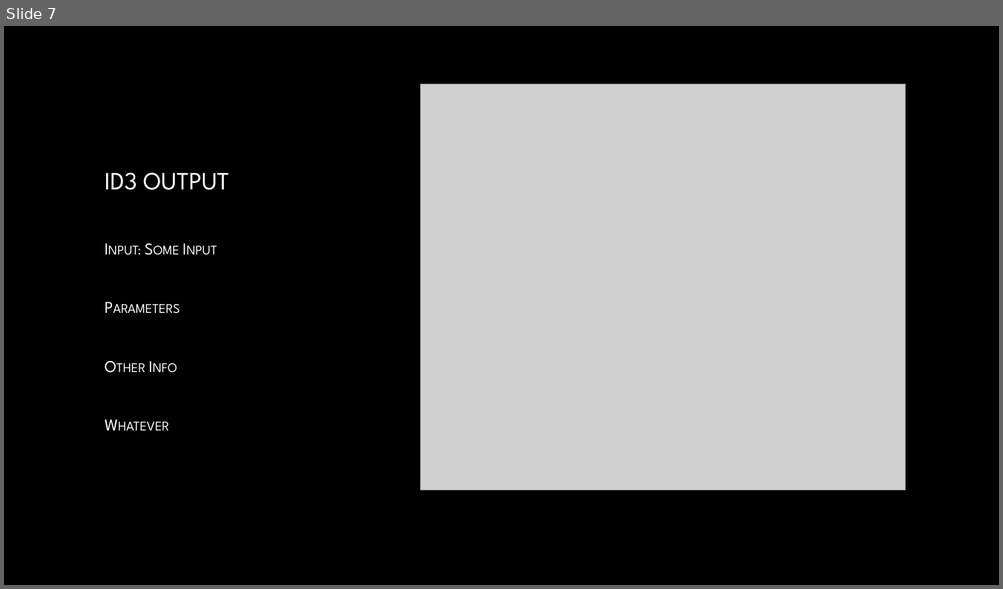
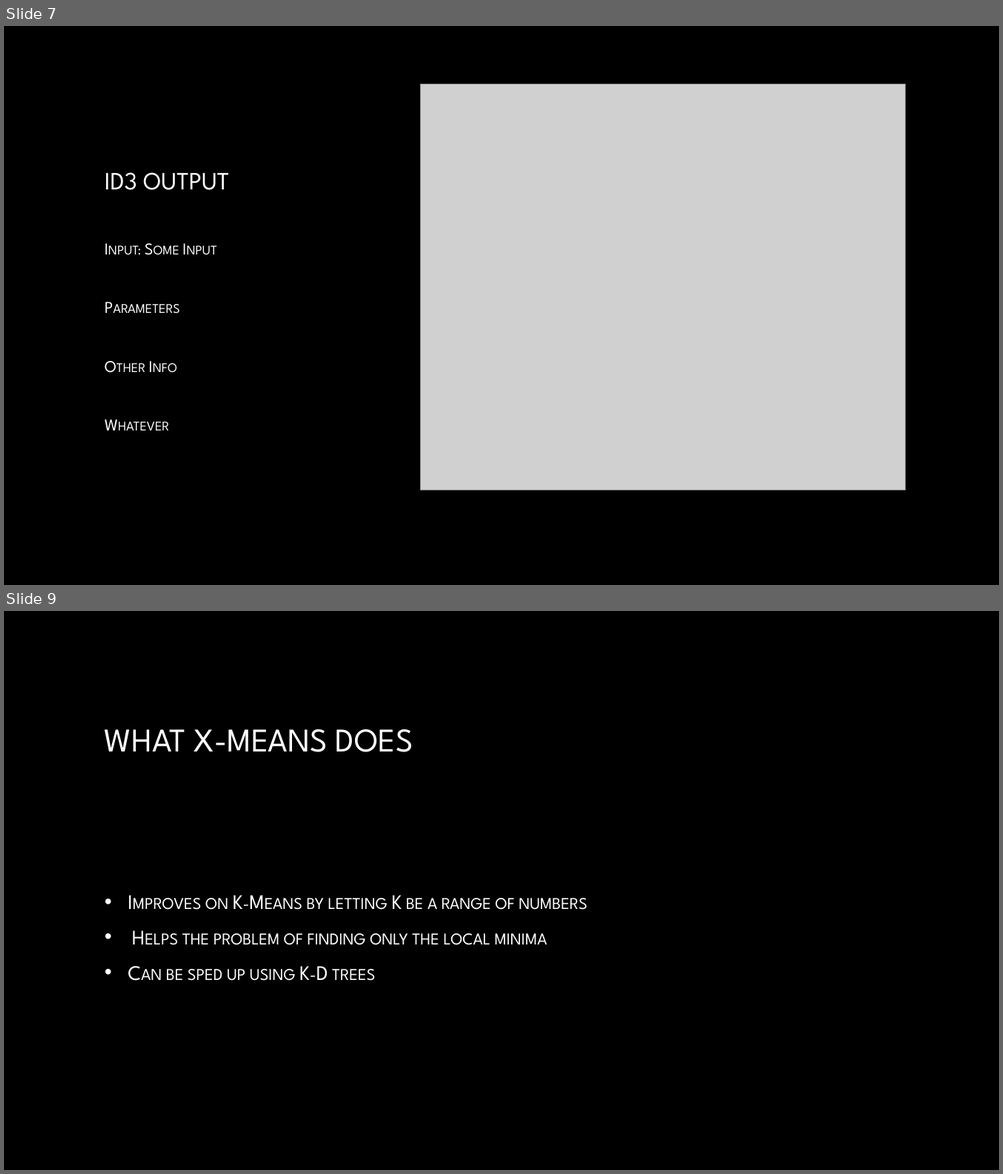
Before and after one commit to armando-n/data-mining-project, a slide deck: DataMiningProject/docs/presentation.pptx. Shown one above the other, each under a label of ours: slide 7 before the commit, slides 7 and 9 after it; the slides between them are not shown. The pictures are 1003x589 and 1003x1174 pixels, drawn with LibreOffice and Linux fonts; fonts in the diff are those of the drawing; grey boxes stand for pictures; background and template pictures are left out. Boxes give left, top, right and bottom in pixels: in the first picture for what was removed or moved away, otherwise in the second. Text is boxed around its words. In the diff, an @@ line names an element or a change of style, - is before the commit and + after.

```diff
--- a/DataMiningProject/docs/presentation.pptx
+++ b/DataMiningProject/docs/presentation.pptx
@@ slide 9 added at bbox=[4, 611, 999, 1170], background picture (left out) @@
@@ title added at bbox=[105, 729, 413, 752], 32 pt, text gradient #FFFFFF to #A6A6A6 @@
+WHAT X-MEANS DOES
@@ text added at bbox=[166, 895, 587, 981], 20 pt, text gradient #FFFFFF to #BFBFBF, small capitals @@
+• Improves on K-Means by letting K be a range of numbers
+• Helps the problem of finding only the local minima
+• Can be sped up using K-D trees
```
Also in this commit, not shown: 1 slide changed, 7 other slides added, 1 slide removed.
